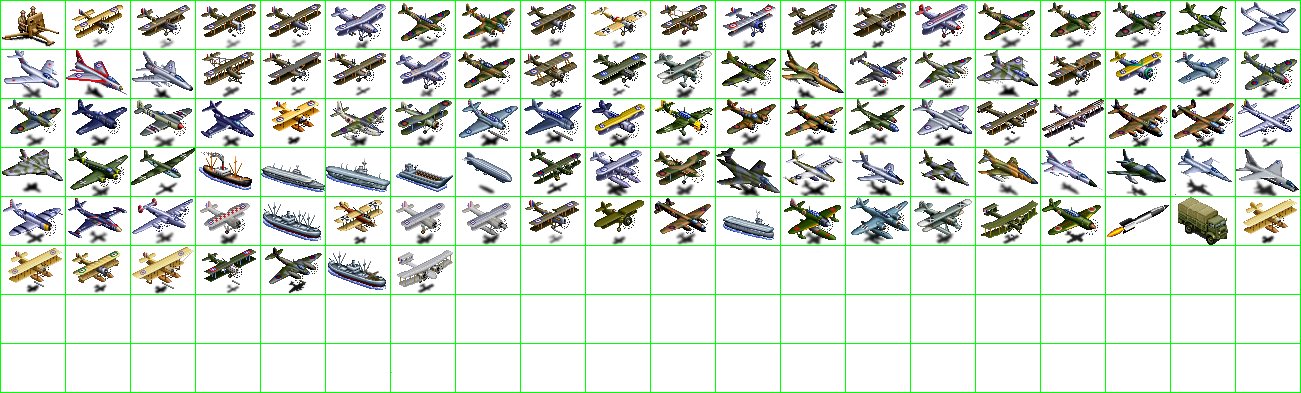
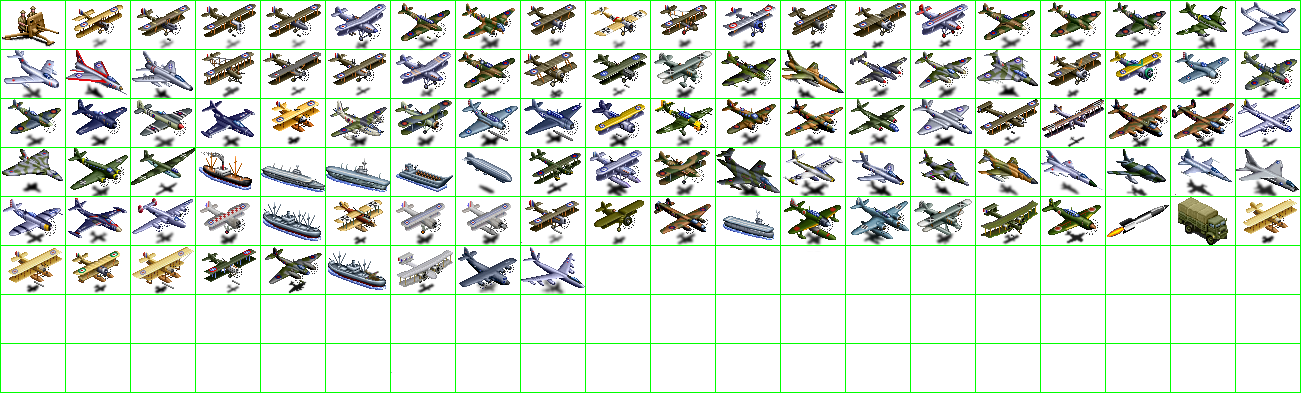
Comparing the layer stacks of the two (1301, 393) images. Changes:
painted on "units" over [458, 242, 585, 294]
